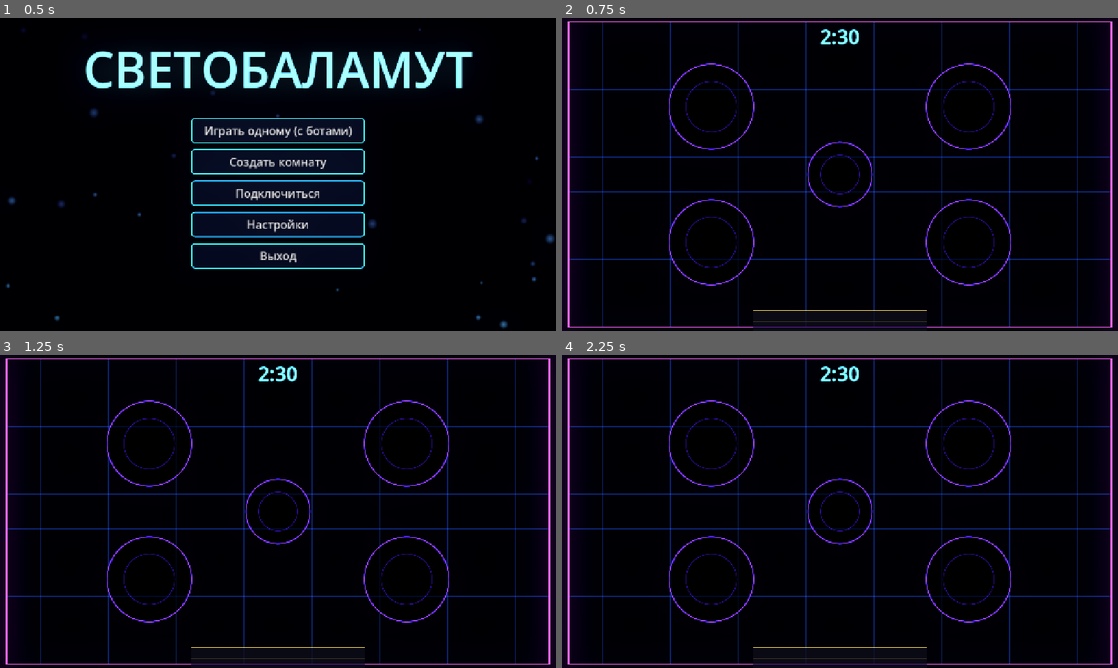
Above: before the commit, frames 1-4 (two rows, left to right).
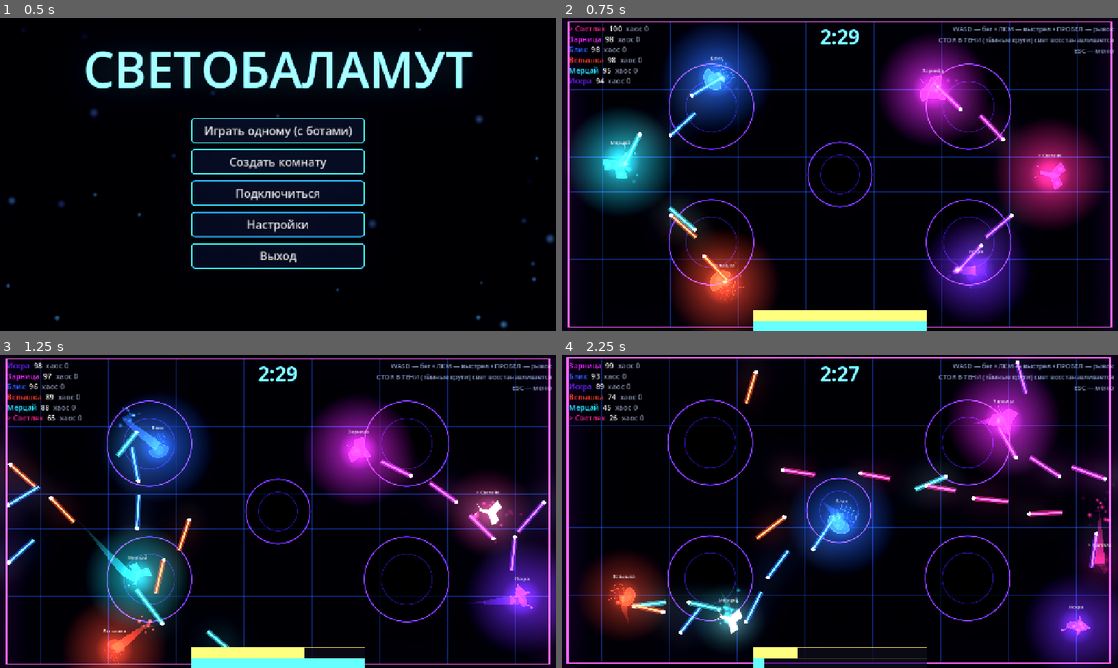
Above: after the commit, the same moments.

Repository: DvoreZZKy/svetobalamut
Game: Godot game, scene res://scenes/menu.tscn
The game is run twice, just before and just after one commit, with the same random seed, the same clock (stepped at 60 frames per second) and the same inputs.
Inputs (mouse positions are in pixels of both pictures, inside the frame that each line leads up to):
- Up to frame 1 (0.5 s): no input
- Up to frame 2 (0.75 s): click "Играть одному (с ботами)" at 0.5 s
- Up to frame 3 (1.25 s): no input
- Up to frame 4 (2.25 s): tap Enter (restart) at 1.25 s; move the mouse to (962, 495) at 1.27 s; press the mouse at (962, 495) at 1.28 s; hold D (right) 1.28-2.03 s; move the mouse to (728, 527) at 2.02 s; release the mouse at (728, 527) at 2.03 s; hold S (down) from 2.03 s (still down); tap Space (dash) at 2.1 s

Frame 1 is identical in both runs. In frame 2, 33% of the frame differs, in the area x 1-100%, y 2-100%; in frame 3, 29%; in frame 4, 32%.
Error before the commit: Parse Error: Cannot infer the type of "ang" variable because the value doesn't have a set type. (res://scripts/sim.gd:182)

Commit message:
Fix inferred angle type in simulation

Diff:
--- a/scripts/sim.gd
+++ b/scripts/sim.gd
@@ -179,7 +179,7 @@
 	_wall_bounce(p)
 
 	if want_fire and p.fire_cd <= 0.0 and p.light > SHOT_COST + 0.5:
-		var ang := p.aim.angle() + rng.randf_range(-0.025, 0.025)
+		var ang: float = p.aim.angle() + rng.randf_range(-0.025, 0.025)
 		var dir := Vector2.from_angle(ang)
 		bullets.append({"id": next_id, "pos": p.pos + dir * 34.0, "vel": dir * BULLET_SPEED + p.vel * 0.25,
 			"owner": p.id, "life": 1.4, "bn": 0})
